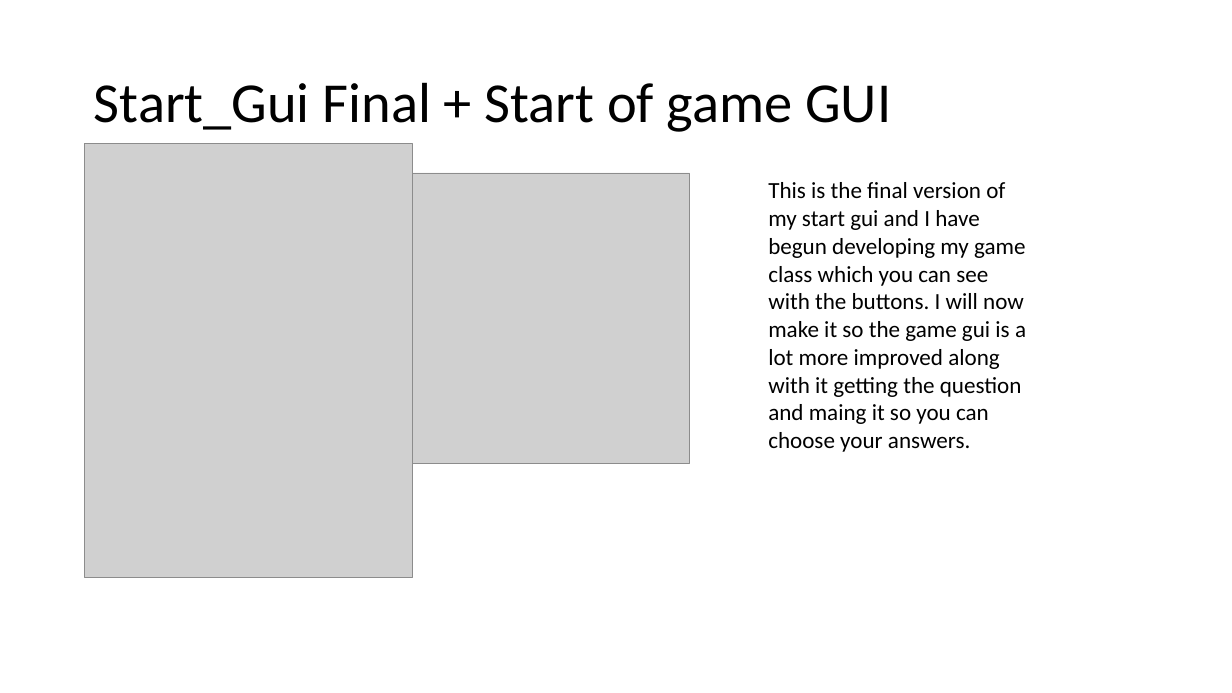
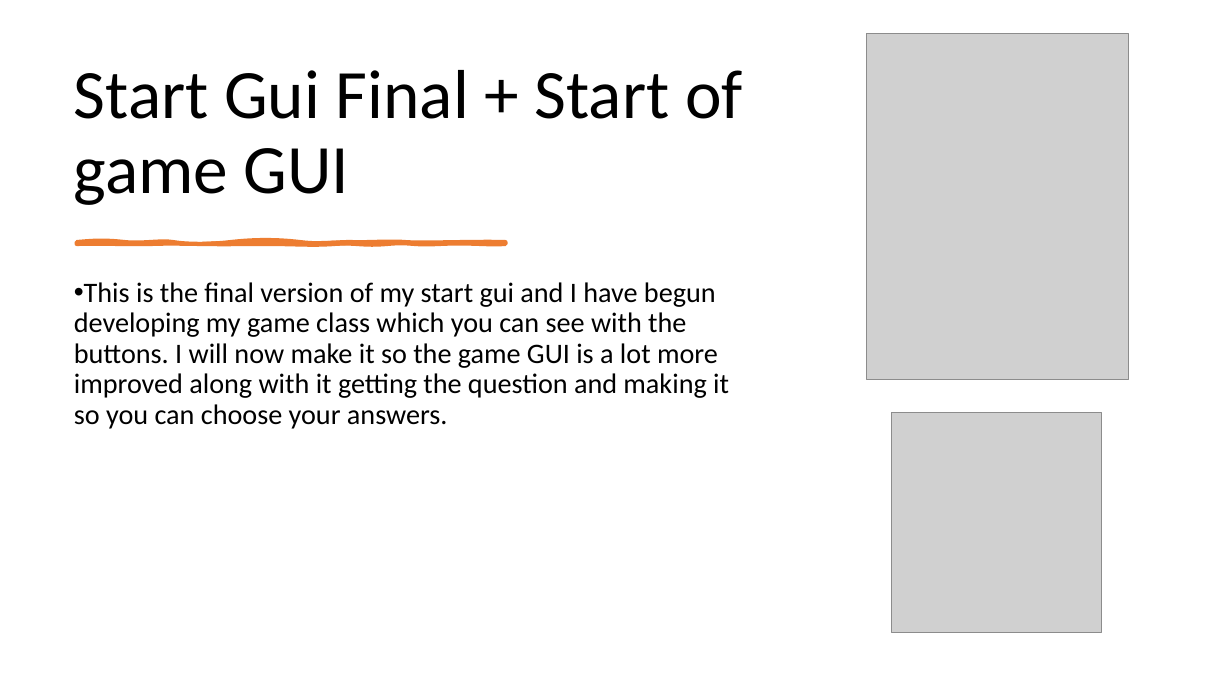
Before and after one commit to morrisj70800/01_Assesment, a slide deck: slide 10 of Programming Assesment.pptx. Drawn at 1232x693 pixels with LibreOffice and Linux fonts; fonts in the diff are those of the drawing; grey boxes stand for pictures. Boxes give left, top, right and bottom in pixels: in the first picture for what was removed or moved away, otherwise in the second. Text is boxed around its words. In the diff, an @@ line names an element or a change of style, - is before the commit and + after.

Commit message:
Game class
slightlu working need to make it work

```diff
--- a/Programming Assesment.pptx
+++ b/Programming Assesment.pptx
@@ title "Start Gui Final + Start ..." at [74, 70, 743, 205]: vertical alignment middle to bottom @@
@@ picture: place and size @@
-picture at [85, 143, 412, 578]
+picture at [867, 33, 1128, 380]
@@ title at [74, 70, 743, 205]: text changed; size 44 to 54 pt @@
-Start_Gui Final + Start of game GUI
+Start Gui Final + Start of game GUI
@@ freeform shape added at [77, 242, 506, 244], fill #ED7D31, outline #ED7D31 3.25 pt @@
@@ text at [74, 282, 729, 429]: text changed; size 18 to 22 pt @@
-This is the final version of my start gui and I have begun developing my game class which you can see with the buttons. I will now make it so the game gui is a lot more improved along with it getting the question and maing it so you can choose your answers.
+• This is the final version of my start gui and I have begun developing my game class which you can see with the buttons. I will now make it so the game GUI is a lot more improved along with it getting the question and making it so you can choose your answers.
@@ picture: place and size @@
-picture at [413, 173, 690, 464]
+picture at [892, 412, 1102, 632]
```
Also in this commit, not shown: 2 slides added, 1 slide removed, 6 other files.
